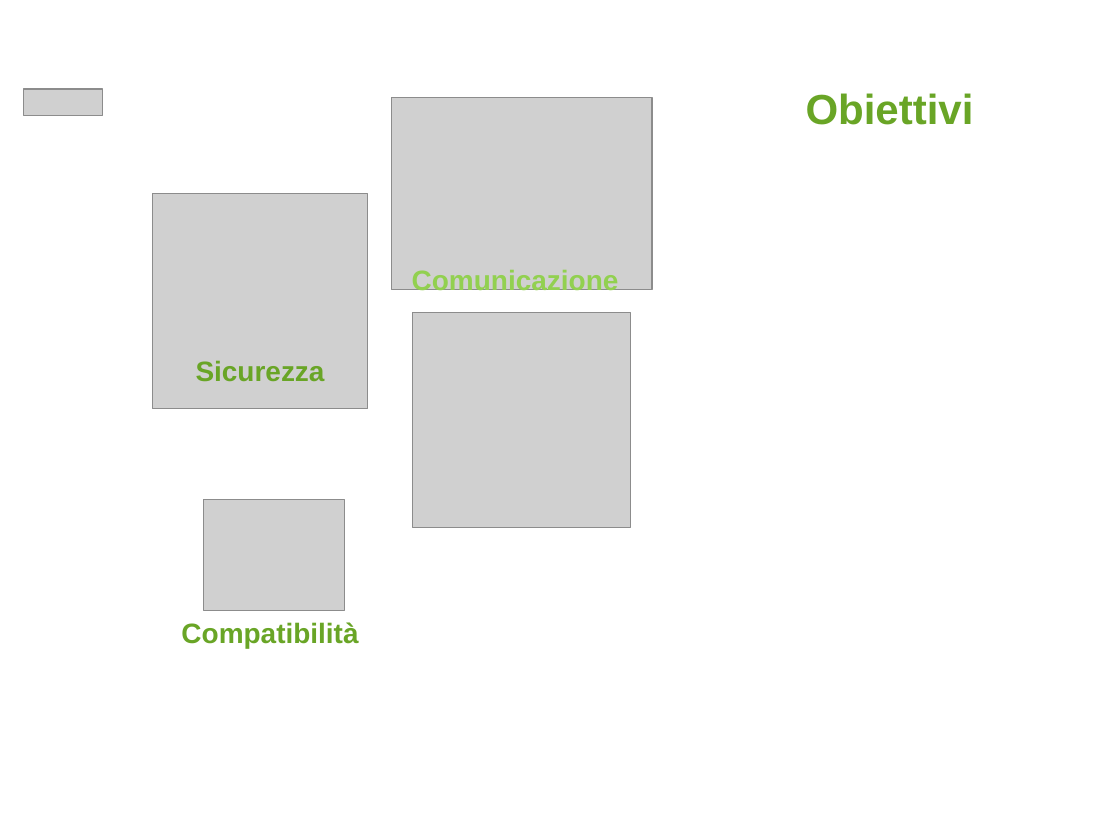
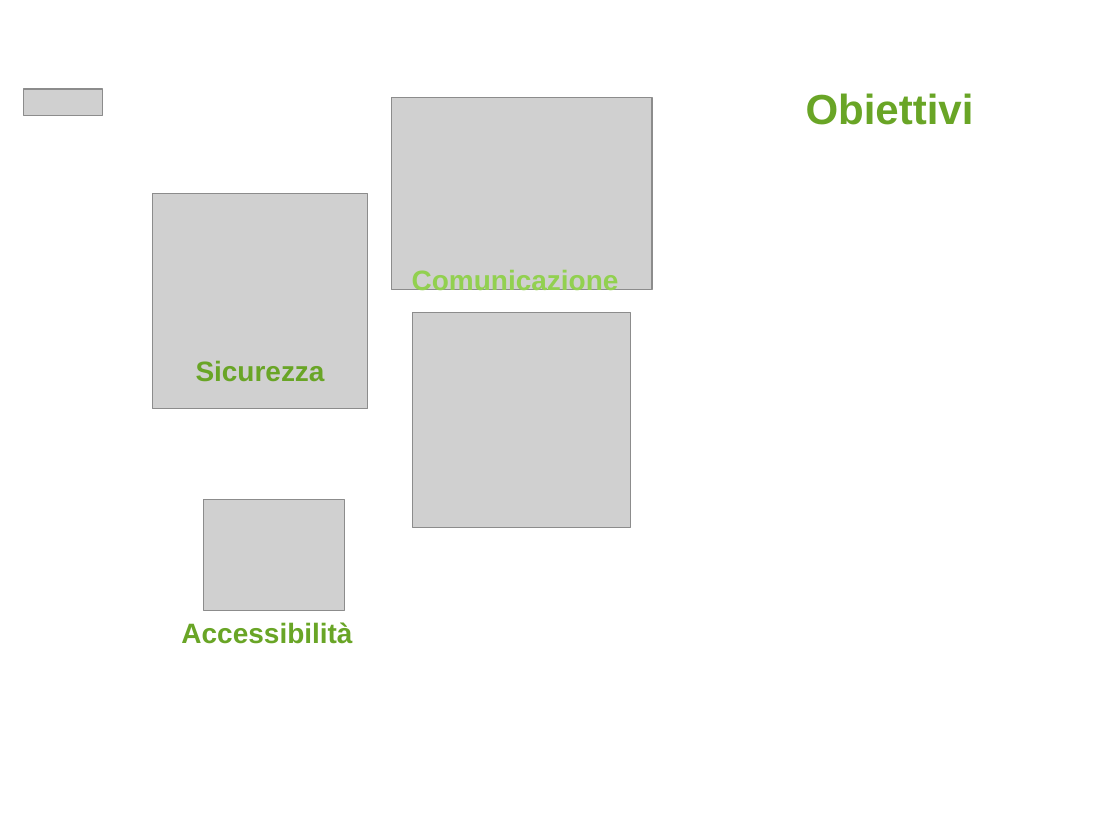
Before and after one commit to AlessioTommasi-supsi/iotProject, a slide deck: slide 14 of docs/tesi/MSE_Master Thesis_Presentation_AlessioTommasi PostIncontro.pptx (slide 15 before the commit). Drawn at 1120x840 pixels with LibreOffice and Linux fonts; fonts in the diff are those of the drawing; grey boxes stand for pictures; background and template pictures are left out. Boxes give left, top, right and bottom in pixels: in the first picture for what was removed or moved away, otherwise in the second. Text is boxed around its words. In the diff, an @@ line names an element or a change of style, - is before the commit and + after.

```diff
--- a/docs/tesi/MSE_Master Thesis_Presentation_AlessioTommasi PostIncontro.pptx
+++ b/docs/tesi/MSE_Master Thesis_Presentation_AlessioTommasi PostIncontro.pptx
@@ text at (181,622,352,644): text changed @@
-Compatibilità
+Accessibilità
```
Also in this commit, not shown: 9 other slides changed, 1 slide added, 2 slides removed, 1 other file.
